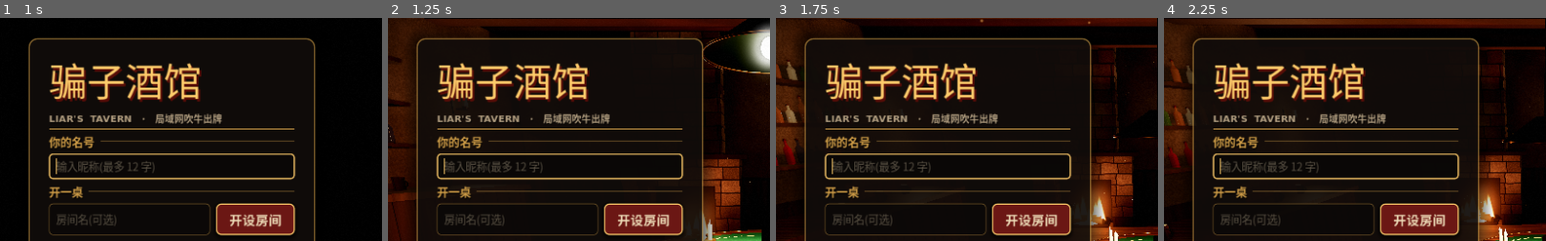
Above: before the commit, frames 1-4 (left to right).
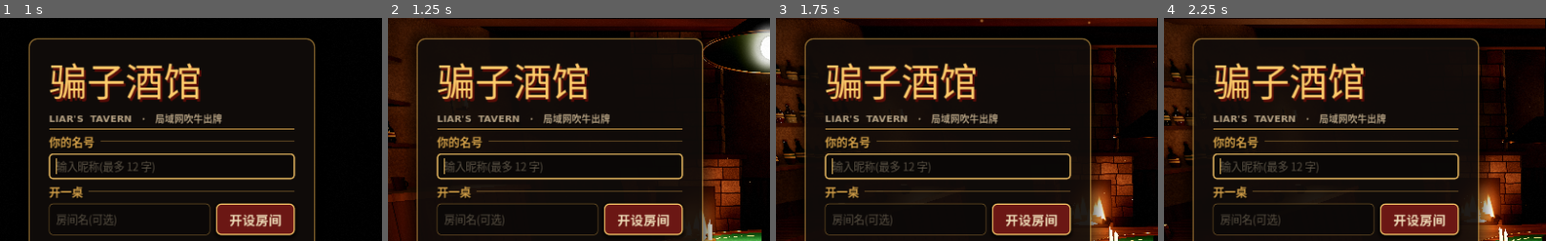
Above: after the commit, the same moments.

Repository: BoAsir/liars-tavern
Game: Godot game, scene res://src/ui/main.tscn
Same seed, same stepped clock (60 frames per second), same inputs: the game is played once before the commit and once after it.
Inputs (mouse positions are % of the whole screen's width and height, from its top left):
- Up to frame 1 (1 s): tap Enter (ui_accept) at 0.5, 0.77 s; move the mouse to (72, 45) at 0.52 s; hold Right (ui_right) from 0.53 s (still down); hold Shift from 0.53 s (still down); click (72, 45) at 0.67 s
- Up to frame 2 (1.25 s): keep holding Right (ui_right); keep holding Shift
- Up to frame 3 (1.75 s): release Right (ui_right) at 1.25 s; release Shift at 1.25 s; drag from (30, 55) to (45, 70) at 1.27 s
- Up to frame 4 (2.25 s): move the mouse to (60, 28) at 2.02 s; hold Right (ui_right) from 2.03 s (still down); tap Ctrl at 2.1 s
The pictures show only the part of the screen within x 0-50%, y 0-50%; the shares and areas given below are measured in that part.

Frame 1 is identical in both runs. In frame 2, less than 0.1% of the frame differs, in the area x 0-3%, y 46-56%; in frame 3, 1.0%, in the area x 0-8%, y 18-67%; in frame 4, 0.9%.

Commit message:
feat: 酒瓶改为 6 种车削瓶型的不透明假玻璃(液面、纸标签、软木塞;每种瓶型一个 MultiMesh,不投影;随机种子与取用顺序不变,啤酒杯不挪位)
Co-Authored-By: Claude Opus 5.5 <noreply@anthropic.com>

Diff:
--- /dev/null
+++ b/src/world/bottles.gd
@@ -0,0 +1,97 @@
+class_name Bottles
+# 吧台搁板上的酒瓶:6 种车削瓶型的不透明假玻璃,每种瓶型一个 MultiMesh(一次 draw),不投影。
+# 网格按单位瓶高建(轮廓 y 是瓶高比例,半径是米),实例按真实瓶高缩放 Y;瓶型由瓶高分桶得出。
+
+const KINDS := ["whiskey", "rum", "gin", "wine", "jug", "flask"]
+const MIN_HEIGHT := 0.18   # 与 Tavern 吧台随机瓶高的范围一致
+const MAX_HEIGHT := 0.3
+const SEGMENTS := 14
+const LABEL := 0.5         # 顶点 COLOR.a:0 玻璃、0.5 标签、1 瓶塞(bottle_glass.gdshader)
+const CORK := 1.0
+# 瓶型轮廓 (半径 米, 高度比例),自下而上;瓶身到 0.62 为止(着色器里液体只画在瓶身)
+const PROFILES := {
+	"whiskey": [Vector2(0.0, 0.0), Vector2(0.038, 0.0), Vector2(0.04, 0.03), Vector2(0.04, 0.6), Vector2(0.032, 0.68),
+		Vector2(0.013, 0.76), Vector2(0.013, 0.93), Vector2(0.015, 0.95), Vector2(0.015, 0.97), Vector2(0.0, 0.97)],
+	"rum": [Vector2(0.0, 0.0), Vector2(0.034, 0.0), Vector2(0.043, 0.18), Vector2(0.043, 0.5), Vector2(0.034, 0.64),
+		Vector2(0.014, 0.74), Vector2(0.012, 0.93), Vector2(0.015, 0.95), Vector2(0.015, 0.97), Vector2(0.0, 0.97)],
+	"gin": [Vector2(0.0, 0.0), Vector2(0.034, 0.0), Vector2(0.035, 0.04), Vector2(0.035, 0.62), Vector2(0.024, 0.7),
+		Vector2(0.012, 0.74), Vector2(0.012, 0.94), Vector2(0.014, 0.96), Vector2(0.0, 0.96)],
+	"wine": [Vector2(0.0, 0.0), Vector2(0.033, 0.0), Vector2(0.034, 0.03), Vector2(0.034, 0.56), Vector2(0.028, 0.64),
+		Vector2(0.011, 0.74), Vector2(0.01, 0.95), Vector2(0.012, 0.97), Vector2(0.0, 0.97)],
+	"jug": [Vector2(0.0, 0.0), Vector2(0.03, 0.0), Vector2(0.044, 0.15), Vector2(0.046, 0.35), Vector2(0.038, 0.56),
+		Vector2(0.02, 0.68), Vector2(0.016, 0.88), Vector2(0.019, 0.92), Vector2(0.0, 0.92)],
+	"flask": [Vector2(0.0, 0.0), Vector2(0.028, 0.0), Vector2(0.03, 0.04), Vector2(0.03, 0.62), Vector2(0.02, 0.7),
+		Vector2(0.011, 0.76), Vector2(0.011, 0.95), Vector2(0.013, 0.97), Vector2(0.0, 0.97)],
+}
+const LABEL_BAND := Vector2(0.25, 0.45)   # 标签从瓶高的哪儿到哪儿
+
+
+static func kind_for_height(height: float) -> String:
+	var t := clampf((height - MIN_HEIGHT) / (MAX_HEIGHT - MIN_HEIGHT), 0.0, 0.9999)
+	return KINDS[int(t * KINDS.size())]
+
+
+static func mesh(kind: String) -> ArrayMesh:
+	return MeshForge.cached("bottle:" + kind, func(f: MeshForge): recipe(f, kind), {&"main": WorldMaterials.bottle_glass()})
+
+
+static func recipe(f: MeshForge, kind: String) -> void:
+	var profile := PackedVector2Array(PROFILES[kind])
+	f.paint(Color(1, 1, 1, 0.0), 0.06)
+	f.ao = 0.0
+	f.lathe(profile, SEGMENTS, PackedInt32Array([1]))
+	# 纸标签:贴着瓶身轮廓、略高出 1.2 mm 的一圈
+	var label := PackedVector2Array()
+	for k in 5:
+		var y := lerpf(LABEL_BAND.x, LABEL_BAND.y, k / 4.0)
+		label.append(Vector2(_radius_at(profile, y) + 0.0012, y))
+	f.ao = LABEL
+	f.lathe(label, SEGMENTS)
+	# 瓶塞:伸出瓶口
+	var top := profile[profile.size() - 1].y
+	var neck_r := profile[profile.size() - 3].x * 0.85
+	f.ao = CORK
+	f.lathe(PackedVector2Array([Vector2(0.0, top - 0.02), Vector2(neck_r, top - 0.02), Vector2(neck_r, top + 0.08),
+		Vector2(0.0, top + 0.08)]), 8, PackedInt32Array([1, 2]))
+
+
+static func _radius_at(profile: PackedVector2Array, y: float) -> float:
+	# 轮廓在高度 y 处的半径(相邻两点线性插值;取外壁那一侧)
+	for k in range(1, profile.size()):
+		var a := profile[k - 1]
+		var b := profile[k]
+		if a.y <= y and y <= b.y and b.y > a.y:
+			return lerpf(a.x, b.x, (y - a.y) / (b.y - a.y))
+	return 0.0
+
+
+static func build(parent: Node3D, bottles: Array) -> void:
+	# bottles: [{"pos": 瓶底位置, "height": 瓶高, "color": 玻璃色}, …];每种瓶型一个 MultiMeshInstance3D
+	var by_kind := {}
+	for i in bottles.size():
+		var kind := kind_for_height(bottles[i]["height"])
+		if not by_kind.has(kind):
+			by_kind[kind] = []
+		by_kind[kind].append(i)
+	for kind in KINDS:
+		if not by_kind.has(kind):
+			continue
+		var multimesh := MultiMesh.new()
+		multimesh.transform_format = MultiMesh.TRANSFORM_3D
+		multimesh.use_colors = true
+		multimesh.use_custom_data = true
+		multimesh.mesh = mesh(kind)
+		var members: Array = by_kind[kind]
+		multimesh.instance_count = members.size()
+		for k in members.size():
+			var b: Dictionary = bottles[members[k]]
+			multimesh.set_instance_transform(k, Transform3D(Basis.from_scale(Vector3(1, b["height"], 1)), b["pos"]))
+			multimesh.set_instance_color(k, b["color"])
+			# 液面与标签色调由瓶子序号决定(不消耗吧台的随机数,别的摆件位置不变)
+			var i: int = members[k]
+			multimesh.set_instance_custom_data(k, Color(0.25 + fmod(i * 0.618, 1.0) * 0.32, fmod(i * 0.381, 1.0), 0, 0))
+		var inst := MultiMeshInstance3D.new()
+		inst.name = "Bottles_" + kind
+		inst.multimesh = multimesh
+		inst.cast_shadow = GeometryInstance3D.SHADOW_CASTING_SETTING_OFF
+		parent.add_child(inst)
--- a/src/world/materials.gd
+++ b/src/world/materials.gd
@@ -10,6 +10,7 @@
 const PARTICLE_ADD_SHADER := preload("res://src/world/shaders/soft_particle_add.gdshader")
 const PATRON_SHADER := preload("res://src/world/shaders/patron.gdshader")
 const PROP_SHADER := preload("res://src/world/shaders/prop.gdshader")
+const BOTTLE_SHADER := preload("res://src/world/shaders/bottle_glass.gdshader")
 
 # 木材预设:颜色 + 纹理参数
 const WOOD_PRESETS := {
@@ -81,6 +82,14 @@
 	return _cached("patron", func():
 		var mat := ShaderMaterial.new()
 		mat.shader = PATRON_SHADER
+		return mat)
+
+
+static func bottle_glass() -> ShaderMaterial:
+	# 酒瓶 MultiMesh 共用的不透明假玻璃
+	return _cached("bottle_glass", func():
+		var mat := ShaderMaterial.new()
+		mat.shader = BOTTLE_SHADER
 		return mat)
 
 
--- /dev/null
+++ b/src/world/shaders/bottle_glass.gdshader
@@ -0,0 +1,46 @@
+// 酒瓶:不透明的风格化假玻璃(MultiMesh 绘制,半透明物体既不能实例化也不进深度预通道)。
+// 顶点 COLOR.a 是部件:0 玻璃、0.5 标签、1 瓶塞;MultiMesh 实例色(乘进 COLOR.rgb)是玻璃色;
+// INSTANCE_CUSTOM.x 是液面高度(瓶高比例),.y 是标签色调。网格按单位瓶高建,实例 Y 缩放成真实高度。
+shader_type spatial;
+render_mode diffuse_burley, specular_schlick_ggx;
+
+#include "res://src/world/shaders/vertex_pbr.gdshaderinc"
+
+const float BODY_TOP = 0.62;   // 瓶身到这里为止,液体只在瓶身里
+
+varying float bottle_y;
+varying float part;
+varying vec2 inst;
+
+void vertex() {
+	bottle_y = VERTEX.y;
+	part = COLOR.a;
+	inst = INSTANCE_CUSTOM.xy;
+}
+
+void fragment() {
+	vec3 tint = vp_srgb_to_linear(COLOR.rgb);
+	float facing = clamp(dot(NORMAL, VIEW), 0.0, 1.0);
+	float fresnel = pow(1.0 - facing, 3.0);
+	if (part > 0.75) {
+		// 软木塞
+		ALBEDO = vp_srgb_to_linear(vec3(0.45, 0.31, 0.18));
+		ROUGHNESS = 0.9;
+		SPECULAR = 0.2;
+	} else if (part > 0.25) {
+		// 纸标签:米色底 + 一道按色调变化的色带
+		vec3 accent = vp_srgb_to_linear(0.42 + 0.14 * cos(6.2832 * (inst.y + vec3(0.0, 0.33, 0.67))));
+		float band = smoothstep(0.32, 0.335, bottle_y) * (1.0 - smoothstep(0.375, 0.39, bottle_y));
+		ALBEDO = mix(vp_srgb_to_linear(vec3(0.72, 0.65, 0.5)), accent * 0.7, band);
+		ROUGHNESS = 0.85;
+		SPECULAR = 0.25;
+	} else {
+		// 玻璃:深色瓶身,液面以下颜色更饱满;边缘菲涅尔提亮,读得出玻璃的轮廓
+		float liquid = step(bottle_y, inst.x) * step(bottle_y, BODY_TOP);
+		vec3 glass = mix(tint * 0.22, tint * 0.6 + vec3(0.04, 0.025, 0.0), liquid);
+		ALBEDO = glass;
+		ROUGHNESS = 0.06;
+		SPECULAR = 0.9;
+		EMISSION = tint * (0.03 + 0.35 * fresnel);
+	}
+}
--- a/src/world/tavern.gd
+++ b/src/world/tavern.gd
@@ -314,15 +314,18 @@
 	rng.seed = 2026
 	var bottle_colors := [Color(0.15, 0.35, 0.12), Color(0.55, 0.3, 0.05), Color(0.45, 0.05, 0.05),
 		Color(0.75, 0.75, 0.7), Color(0.1, 0.15, 0.35)]
+	var bottles := []
 	for shelf in 3:
 		var y := 1.55 + shelf * 0.45
 		MeshKit.add(bar, MeshKit.box(Vector3(0.3, 0.04, 3.0)), WorldMaterials.wood("dark"), Vector3(0.22, y, 0))
 		var z := -1.35
 		while z < 1.35:
-			var h := rng.randf_range(0.18, 0.3)
+			# 随机数的取用顺序不能变:后面啤酒杯的位置也取自同一个 rng
+			var h := rng.randf_range(Bottles.MIN_HEIGHT, Bottles.MAX_HEIGHT)
 			var color: Color = bottle_colors[rng.randi() % bottle_colors.size()]
-			_bottle(bar, Vector3(0.22, y + 0.02, z), h, color)
+			bottles.append({"pos": Vector3(0.22, y + 0.02, z), "height": h, "color": color})
 			z += rng.randf_range(0.1, 0.2)
+	Bottles.build(bar, bottles)
 	for i in 4:
 		_mug(bar, Vector3(1.05 + rng.randf_range(-0.15, 0.15), 1.11, -1.2 + i * 0.7 + rng.randf_range(-0.1, 0.1)))
 	var light := OmniLight3D.new()
@@ -331,16 +334,6 @@
 	light.light_energy = 1.4
 	light.omni_range = 3.8
 	bar.add_child(light)
-
-
-func _bottle(parent: Node3D, base: Vector3, height: float, color: Color) -> void:
-	var glass := WorldMaterials.glass(color)
-	var body_h := height * 0.62
-	MeshKit.add(parent, MeshKit.cylinder(0.035, 0.037, body_h, 14), glass, base + Vector3(0, body_h / 2.0, 0))
-	MeshKit.add(parent, MeshKit.cylinder(0.012, 0.034, height * 0.14, 14), glass, base + Vector3(0, body_h + height * 0.07, 0))
-	MeshKit.add(parent, MeshKit.cylinder(0.012, 0.012, height * 0.2, 10), glass, base + Vector3(0, body_h + height * 0.24, 0))
-	MeshKit.add(parent, MeshKit.cylinder(0.011, 0.011, 0.025, 8), WorldMaterials.wood("grip"),
-		base + Vector3(0, body_h + height * 0.35, 0))
 
 
 func _mug(parent: Node3D, base: Vector3) -> void:
--- a/tests/test_scene_budget.gd
+++ b/tests/test_scene_budget.gd
@@ -126,3 +126,18 @@
 	for patron: Patron in _tavern.find_children("*", "Patron", true, false):
 		chairs[patron.get_node("Chair").mesh] = true
 	assert_eq(chairs.size(), 1)
+
+
+func test_bottles_are_opaque_multimeshes_per_shape():
+	var bar := _tavern.get_node("Bar")
+	var multimeshes := bar.get_children().filter(func(n): return n is MultiMeshInstance3D)
+	assert_between(multimeshes.size(), 1, Bottles.KINDS.size())
+	var total := 0
+	for inst: MultiMeshInstance3D in multimeshes:
+		total += inst.multimesh.instance_count
+		assert_eq(inst.cast_shadow, GeometryInstance3D.SHADOW_CASTING_SETTING_OFF)
+		assert_eq(inst.multimesh.mesh.surface_get_material(0), WorldMaterials.bottle_glass(), "不透明假玻璃")
+	assert_eq(total, 53, "瓶子数量与合批前一样(同一个随机种子)")
+	var glass_left := bar.find_children("*", "MeshInstance3D", true, false).filter(func(m):
+		return m.material_override is BaseMaterial3D and m.material_override.transparency != BaseMaterial3D.TRANSPARENCY_DISABLED)
+	assert_eq(glass_left.size(), 0, "吧台不再有半透明的瓶子")
Not shown, added: src/world/bottles.gd.uid
Not shown, added: src/world/shaders/bottle_glass.gdshader.uid
Not shown, added: tests/test_patron_fade.gd.uid
